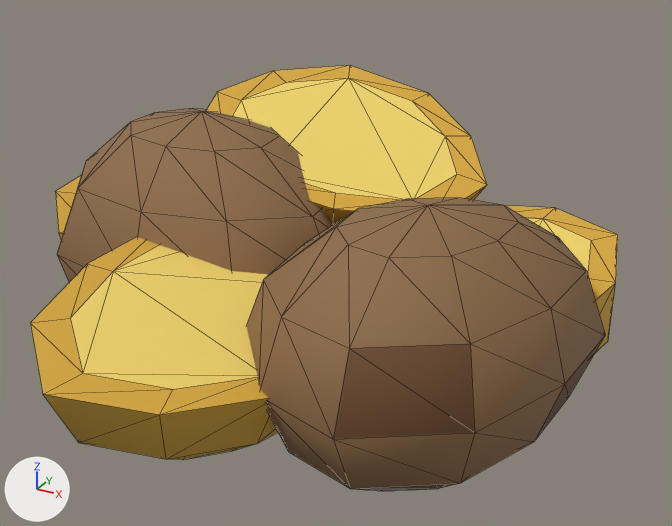
A saved change to the glTF model godot/assets/models/food/cachelos/cachelos.glb.
Camera for both pictures: a 50 mm camera at (0.297, -0.481, 0.332) aimed at (0.037, -0.01, 0.097). Arrows for +X, +Y and +Z are at lower left; the lights stay in place. The older version comes first. Mesh edges are drawn as thin lines. Where no turn or scale is listed for an object, it has been applied to the vertices. Vertices at exactly the same position are counted once.

Names of what the first picture shows: 'cachelos_cooked', 'cachelos_raw'.
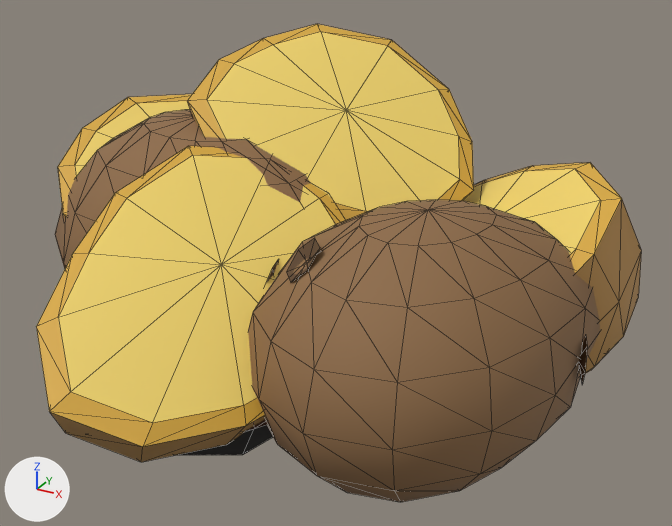
The change in detail:
Picture 'atlas_cachelos_orm' (img_atlas_cachelos_orm) is new.
Picture 'atlas_cachelos_albedo' (img_atlas_cachelos_albedo) is new.
Picture 'burnt_potato_albedo' (img_burnt_potato_albedo) is new.
Picture 'burnt_potato_normal' (img_burnt_potato_normal) is new.
Picture 'burnt_potato_orm' (img_burnt_potato_orm) is new.
Material 'atlas_cachelos' (mat_atlas_cachelos) is new.
Uses the picture img_atlas_cachelos_albedo.
Uses the picture img_atlas_cachelos_orm.
Material 'mat_food_potato_cooked' (mat_mat_food_potato_cooked) is new.
Its base color is (0.888, 0.665, 0.147) (yellow #f2d56b).
Its roughness is 0.6.
Material 'mat_food_potato_burnt' (mat_mat_food_potato_burnt) is new.
Uses the picture img_burnt_potato_albedo.
Uses the picture img_burnt_potato_normal.
Uses the picture img_burnt_potato_orm.
me_cachelos_burnt is used by ob_cachelos_burnt; location (0.0, 0.0, 0.0).
me_cachelos_burnt had 164 vertices, 312 faces and spanned x -0.187..0.181, y -0.186..0.129, z 0.0..0.153.
me_cachelos_burnt no longer uses material mat_mat_potato_burnt_dark (black #1e150e).
me_cachelos_burnt no longer uses material mat_mat_potato_burnt (brown #4a3524).
me_cachelos_burnt now has 248 vertices, 480 faces and spans x -0.179..0.177, y -0.183..0.129, z 0.0..0.171.
me_cachelos_burnt part 1: the loose piece of 41 vertices spanning x -0.072..0.079, y -0.186..0.019, z 0.0..0.092 is rebuilt with 62 vertices and now spans x -0.068..0.07, y -0.183..0.021, z 0.0..0.127.
Other edits to the shape of me_cachelos_burnt do not show in these pictures.
me_cachelos_burnt gains material mat_mat_food_potato_burnt.
me_cachelos_burnt gains material mat_atlas_cachelos.
me_cachelos_cooked is used by ob_cachelos_cooked; location (0.0, 0.0, 0.0).
me_cachelos_cooked had 164 vertices, 312 faces and spanned x -0.204..0.2, y -0.205..0.141, z 0.0..0.187.
me_cachelos_cooked no longer uses material mat_mat_potato_cooked_dark (orange #d8a93c).
me_cachelos_cooked no longer uses material mat_mat_potato_cooked (yellow #f2d56b).
me_cachelos_cooked now has 248 vertices, 480 faces and spans x -0.214..0.206, y -0.204..0.152, z 0.0..0.22.
me_cachelos_cooked part 2: the loose piece of 41 vertices spanning x -0.204..-0.006, y -0.045..0.133, z 0.0..0.114 is rebuilt with 62 vertices and now spans x -0.214..-0.012, y -0.039..0.14, z 0.0..0.16.
me_cachelos_cooked part 3: the loose piece of 41 vertices spanning x 0.023..0.2, y -0.034..0.137, z 0.0..0.11 is rebuilt with 62 vertices and now spans x 0.03..0.206, y -0.027..0.143, z 0.0..0.15.
me_cachelos_cooked part 4: the loose piece of 41 vertices spanning x -0.079..0.09, y -0.205..0.019, z 0.0..0.112 is rebuilt with 62 vertices and now spans x -0.086..0.075, y -0.204..0.019, z 0.0..0.162.
me_cachelos_cooked part 5: the loose piece of 41 vertices spanning x -0.099..0.104, y -0.006..0.141, z 0.072..0.187 is rebuilt with 62 vertices and now spans x -0.095..0.089, y -0.011..0.152, z 0.072..0.22.
me_cachelos_cooked gains material mat_mat_food_potato_cooked (yellow #f2d56b).
me_cachelos_cooked gains material mat_atlas_cachelos.
me_cachelos_raw is used by ob_cachelos_raw; location (0.0, 0.0, 0.0).
me_cachelos_raw had 104 vertices, 200 faces and spanned x -0.202..0.201, y -0.15..0.124, z 0.0..0.171.
me_cachelos_raw now has 256 vertices, 440 faces and spans x -0.204..0.202, y -0.15..0.126, z 0.0..0.169.
me_cachelos_raw part 6: 102 vertices removed from x -0.202..0.201, y -0.15..0.124, z 0.001..0.171; 254 vertices added at x -0.204..0.202, y -0.15..0.126, z 0.0..0.169.
me_cachelos_raw no longer uses material mat_mat_wood_dark (brown #6e4a2b).
me_cachelos_raw gains material mat_atlas_cachelos.

Where the change shows, as pixel boxes (x1, y1, x2, y2) in the pictures (672 x 526 px):
'cachelos_cooked', reshaped (11% taller): before (30, 65, 618, 459); after (36, 24, 642, 462)
'cachelos_raw', reshaped: before (57, 108, 605, 491); after (55, 110, 600, 502)
'cachelos_burnt', reshaped (not visible before): after (178, 420, 273, 455)
part 2 of me_cachelos_cooked, rebuilt: before (55, 176, 81, 239); after (58, 94, 192, 220)
part 3 of me_cachelos_cooked, rebuilt: before (504, 205, 618, 354); after (463, 162, 642, 374)
part 4 of me_cachelos_cooked, rebuilt: before (30, 237, 278, 459); after (36, 146, 345, 462)
part 5 of me_cachelos_cooked, rebuilt (23% taller): before (206, 65, 487, 224); after (187, 24, 474, 220)
